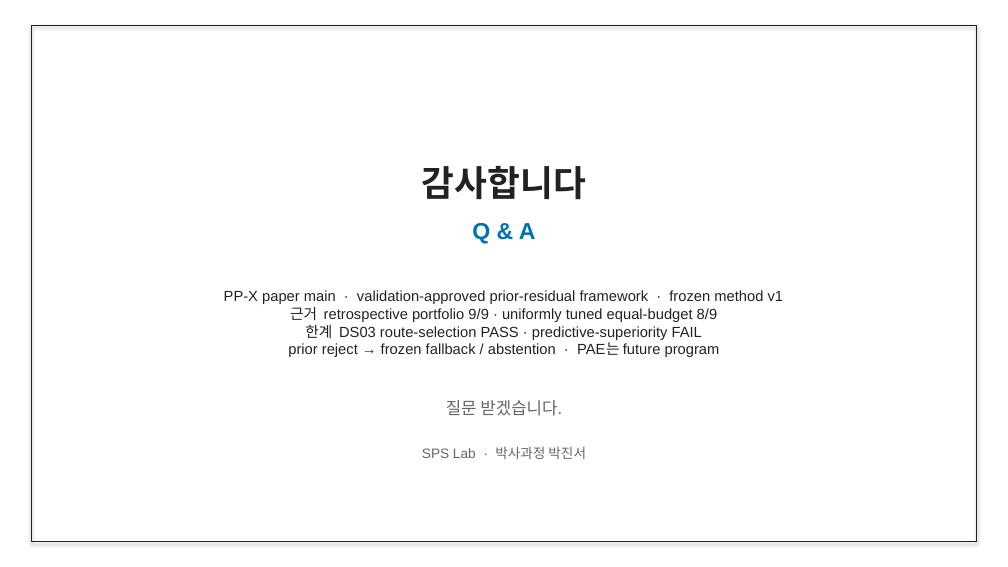
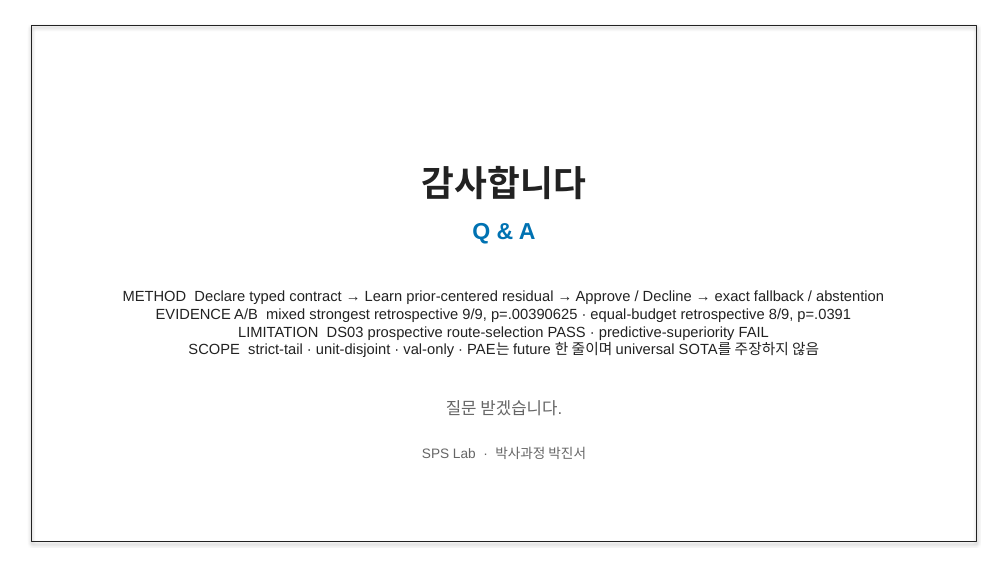
Before and after one commit to amumujs-create/pp_pae_total, a slide deck: slide 22 of output/PP_Research_Detailed_v2.pptx (slide 27 before the commit). Drawn at 1008x567 pixels with LibreOffice and Linux fonts; fonts in the diff are those of the drawing. Boxes give left, top, right and bottom in pixels: in the first picture for what was removed or moved away, otherwise in the second. Text is boxed around its words. In the diff, an @@ line names an element or a change of style, - is before the commit and + after.

```diff
--- a/output/PP_Research_Detailed_v2.pptx
+++ b/output/PP_Research_Detailed_v2.pptx
@@ text at (123, 290, 884, 357): text changed @@
-PP-X paper main · validation-approved prior-residual framework · frozen method v1
-근거 retrospective portfolio 9/9 · uniformly tuned equal-budget 8/9
-한계 DS03 route-selection PASS · predictive-superiority FAIL
-prior reject → frozen fallback / abstention · PAE는 future program
+METHOD Declare typed contract → Learn prior-centered residual → Approve / Decline → exact fallback / abstention
+EVIDENCE A/B mixed strongest retrospective 9/9, p=.00390625 · equal-budget retrospective 8/9, p=.0391
+LIMITATION DS03 prospective route-selection PASS · predictive-superiority FAIL
+SCOPE strict-tail · unit-disjoint · val-only · PAE는 future 한 줄이며 universal SOTA를 주장하지 않음
```
Also in this commit, not shown: 27 other slides changed, 5 slides added, 3 other files.
